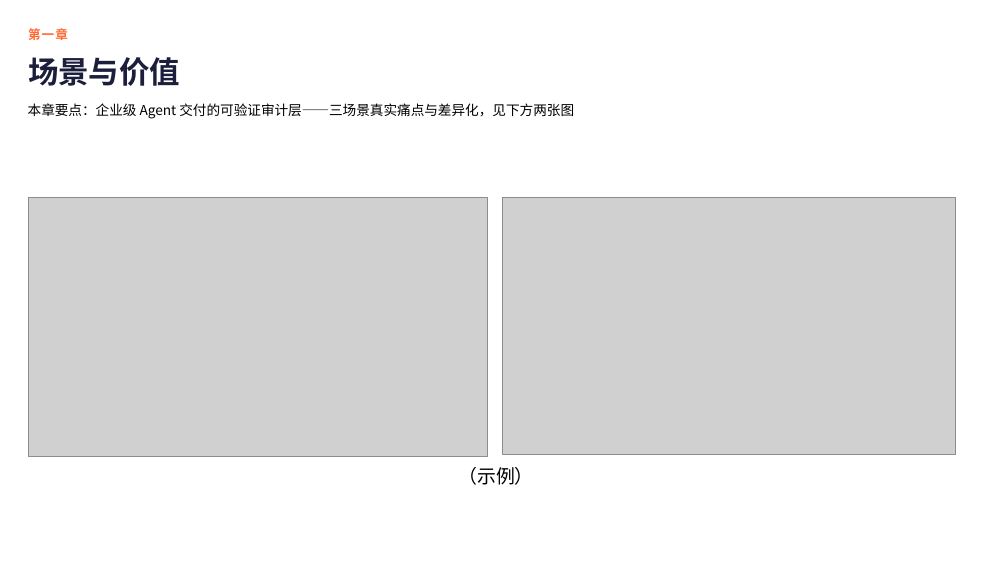
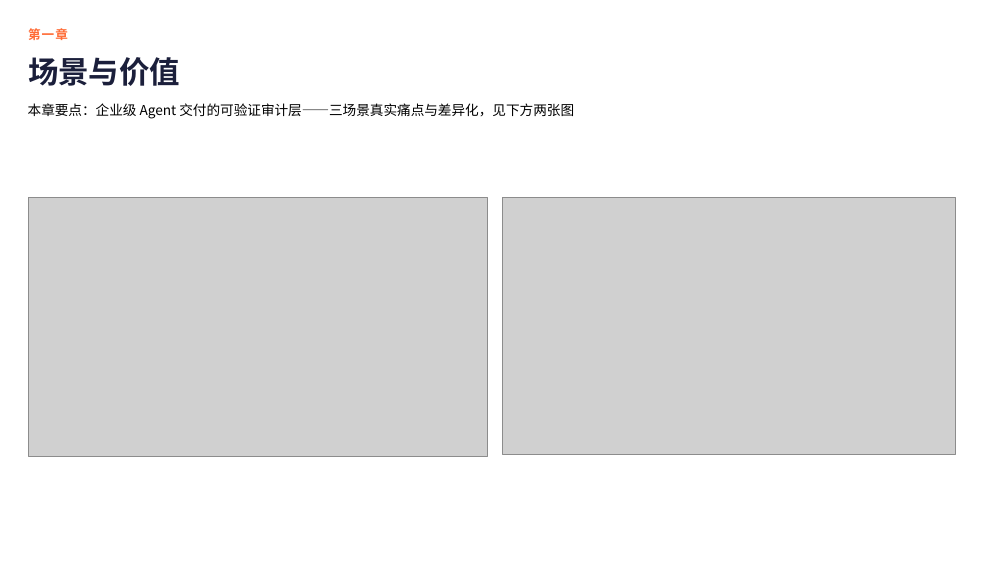
Before and after one commit to dengyier/OpenWorkProof, a slide deck: slide 5 of docs/competition/OpenWorkProof参赛方案/OpenWorkProof初赛方案-官方模板.pptx. Drawn at 1008x567 pixels with LibreOffice and Linux fonts; fonts in the diff are those of the drawing; grey boxes stand for pictures. Boxes give left, top, right and bottom in pixels: in the first picture for what was removed or moved away, otherwise in the second. Text is boxed around its words. In the diff, an @@ line names an element or a change of style, - is before the commit and + after.

Commit message:
docs: strip template scaffolding from the competition deck
- remove the 6 P0 card rule-hint rows (e.g. '<=20 chars') so cards carry
  only real content
- drop the '(示例)' placeholder tag on the scenario slide
- reword TOC item 8 to 'Demo 视频（复赛提交）'
- verified: no template scaffolding residue across all 19 slides

```diff
--- a/docs/competition/OpenWorkProof参赛方案/OpenWorkProof初赛方案-官方模板.pptx
+++ b/docs/competition/OpenWorkProof参赛方案/OpenWorkProof初赛方案-官方模板.pptx
@@ text removed at bbox=[458, 467, 534, 485] @@
-（示例）
```
Also in this commit, not shown: 2 other slides changed.
